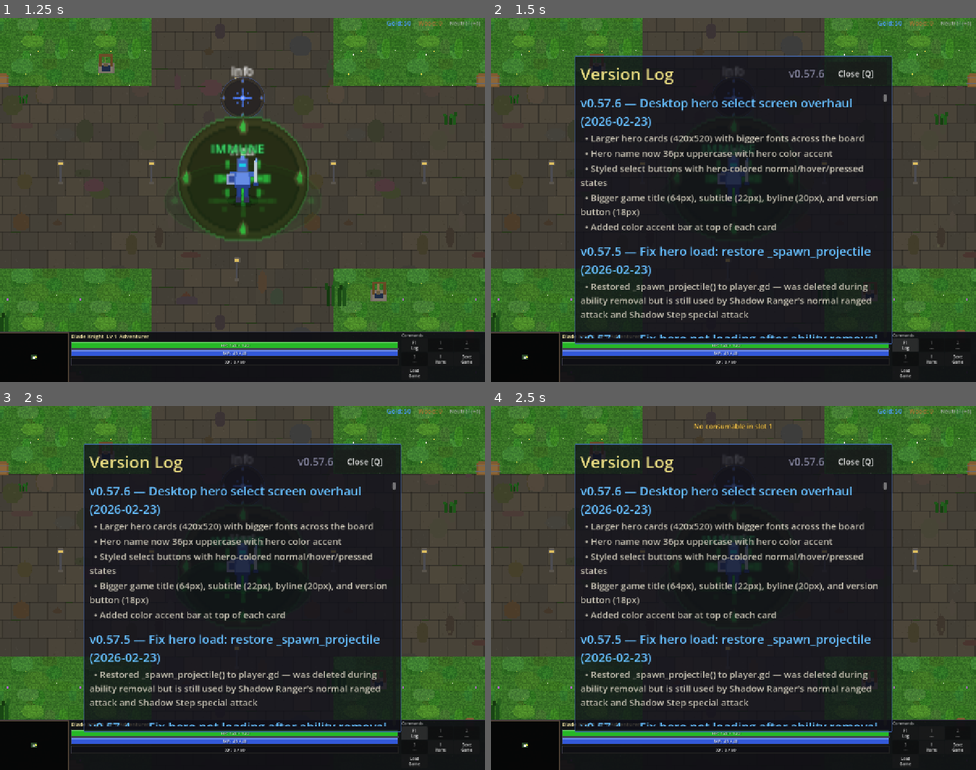
Above: before the commit, frames 1-4 (two rows, left to right).
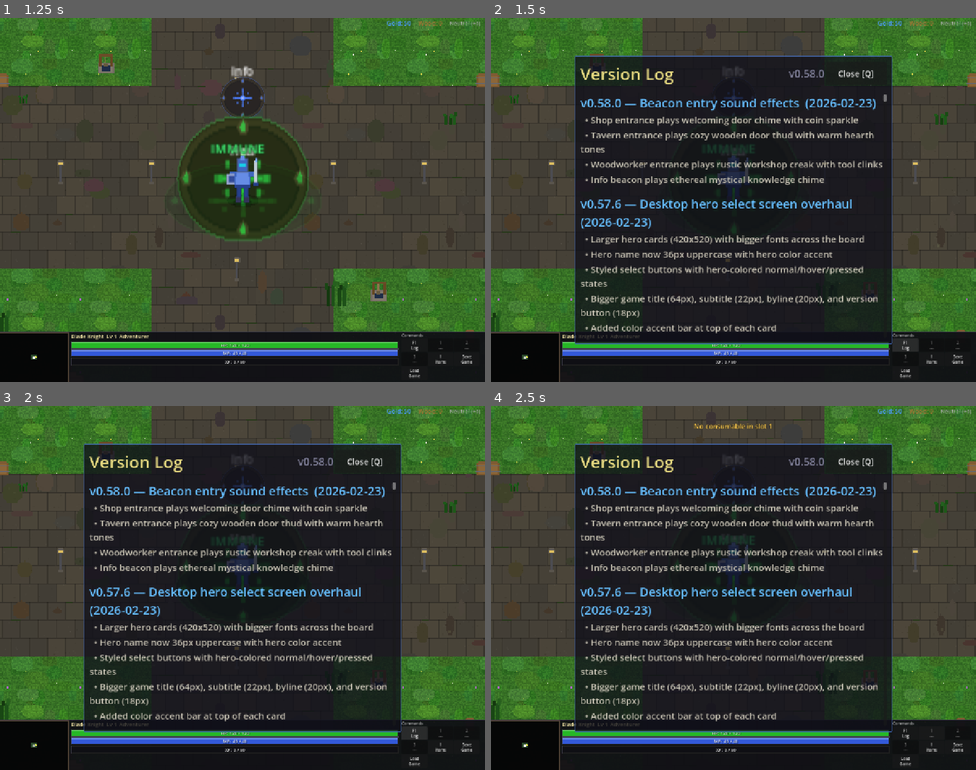
Above: after the commit, the same moments.

Repository: slxny/legends-open-rpg
Game: Godot game, scene res://scenes/main.tscn
Same seed, same stepped clock (60 frames per second), same inputs: the game is played once before the commit and once after it.
Inputs:
- Up to frame 1 (1.25 s): click "SELECT" at 0.5 s
- Up to frame 2 (1.5 s): click "F1 Log" at 1.25 s
- Up to frame 3 (2 s): no input
- Up to frame 4 (2.5 s): click "1 ---" at 2 s

Frame 1 is identical in both runs. In frame 2, 11% of the frame differs, in the area x 18-81%, y 14-88%; in frame 3, 11%; in frame 4, 11%.

Commit message:
Add thematic entry SFX for shop, tavern, woodworker, and info beacons
Each location now plays a unique procedural sound when entered:
- Shop: welcoming door chime with coin sparkle
- Tavern: wooden door thud with warm hearth murmur
- Woodworker: rustic creak with tool clinks and sawdust air
- Info beacon: ethereal mystical knowledge chime

Co-Authored-By: Claude Opus 4.6 <noreply@anthropic.com>

Diff:
--- a/scenes/ui/changelog_dialog.gd
+++ b/scenes/ui/changelog_dialog.gd
@@ -9,9 +9,20 @@
 var _is_visible: bool = false
 var _is_mobile: bool = false
 
-const GAME_VERSION := "v0.57.6"
+const GAME_VERSION := "v0.58.0"
 
 const CHANGELOG: Array[Dictionary] = [
+	{
+		"version": "v0.58.0",
+		"title": "Beacon entry sound effects",
+		"date": "2026-02-23",
+		"entries": [
+			"Shop entrance plays welcoming door chime with coin sparkle",
+			"Tavern entrance plays cozy wooden door thud with warm hearth tones",
+			"Woodworker entrance plays rustic workshop creak with tool clinks",
+			"Info beacon plays ethereal mystical knowledge chime",
+		]
+	},
 	{
 		"version": "v0.57.6",
 		"title": "Desktop hero select screen overhaul",
--- a/scenes/ui/shop_dialog.gd
+++ b/scenes/ui/shop_dialog.gd
@@ -47,6 +47,7 @@
 	_current_tab = 0
 	_selected_item = {}
 	_refresh()
+	AudioManager.play_sfx("enter_shop")
 
 func _detect_mobile() -> void:
 	var vp_size = get_viewport().get_visible_rect().size
--- a/scenes/ui/tavern_dialog.gd
+++ b/scenes/ui/tavern_dialog.gd
@@ -46,6 +46,7 @@
 	panel.visible = true
 	_detect_mobile()
 	_refresh()
+	AudioManager.play_sfx("enter_tavern")
 
 func _detect_mobile() -> void:
 	var vp_size = get_viewport().get_visible_rect().size
--- a/scenes/ui/woodworking_dialog.gd
+++ b/scenes/ui/woodworking_dialog.gd
@@ -102,6 +102,7 @@
 	panel.visible = true
 	_detect_mobile()
 	_refresh()
+	AudioManager.play_sfx("enter_woodworker")
 
 func _detect_mobile() -> void:
 	var vp_size = get_viewport().get_visible_rect().size
--- a/scenes/world/regions/havens_rest.gd
+++ b/scenes/world/regions/havens_rest.gd
@@ -217,6 +217,7 @@
 	pass
 
 func _on_info_beacon(_b: Area2D) -> void:
+	AudioManager.play_sfx("enter_info")
 	GameManager.game_message.emit("Haven's Rest - A safe haven for adventurers.", Color(0.5, 0.7, 1.0))
 	GameManager.game_message.emit("Explore outward to find creep camps. Kill monsters to level up!", Color(0.5, 0.7, 1.0))
 
--- a/scripts/autoloads/audio_manager.gd
+++ b/scripts/autoloads/audio_manager.gd
@@ -387,6 +387,10 @@
 	_sfx_cache["tree_chop"] = _gen_tree_chop()
 	_sfx_cache["tree_fall"] = _gen_tree_fall()
 	_sfx_cache["beacon_heal"] = _gen_beacon_heal()
+	_sfx_cache["enter_shop"] = _gen_enter_shop()
+	_sfx_cache["enter_tavern"] = _gen_enter_tavern()
+	_sfx_cache["enter_woodworker"] = _gen_enter_woodworker()
+	_sfx_cache["enter_info"] = _gen_enter_info()
 	_sfx_cache["forge_weapon"] = _gen_forge_weapon()
 	_sfx_cache["forge_armor"] = _gen_forge_armor()
 	_sfx_cache["woodwork_bow"] = _gen_woodwork_bow()
@@ -579,6 +583,104 @@
 	_add_pitched_noise(samples, 6000.0, 800.0, 0.012, 0.3)
 	_apply_envelope(samples, 0.02, 0.35, 0.53)
 	_normalize(samples, 0.55)
+	return _to_stream(samples)
+
+func _gen_enter_shop() -> AudioStreamWAV:
+	# Welcoming shop door chime — two-tone doorbell with warm brass undertone
+	# Like the gentle "ding-dong" when entering a friendly merchant's store
+	var samples = _make_samples(0.55)
+	# Door chime — bright two-tone bell: ding (high) then dong (lower)
+	_add_sine_segment(samples, 1318.0, 0.22, 0.0, 0.18)   # E6 — ding
+	_add_sine_segment(samples, 2636.0, 0.06, 0.0, 0.12)    # E7 overtone
+	_add_sine_segment(samples, 988.0, 0.25, 0.12, 0.25)    # B5 — dong
+	_add_sine_segment(samples, 1976.0, 0.07, 0.12, 0.18)   # B6 overtone
+	# Warm brass undertone — merchant's warmth
+	_add_sine_segment(samples, 330.0, 0.10, 0.0, 0.40)     # E4 warm bed
+	# Tiny coin sparkle — you're in a shop after all
+	var sparkle = _make_samples(0.03)
+	_add_sine(sparkle, 3800.0, 0.12)
+	_add_pitched_noise(sparkle, 4200.0, 800.0, 0.05)
+	_apply_envelope(sparkle, 0.001, 0.005, 0.024)
+	_mix_into(samples, sparkle, int(0.30 * SAMPLE_RATE))
+	_apply_envelope(samples, 0.008, 0.15, 0.39)
+	_normalize(samples, 0.50)
+	return _to_stream(samples)
+
+func _gen_enter_tavern() -> AudioStreamWAV:
+	# Cozy tavern entrance — wooden door thud with warm murmur and hearth crackle
+	# Low warm tones that say "come in from the cold"
+	var samples = _make_samples(0.60)
+	# Wooden door thump — low percussive hit, like pushing open a heavy door
+	var thud = _make_samples(0.08)
+	_add_sine(thud, 120.0, 0.30)
+	_add_sine(thud, 180.0, 0.15)
+	_add_pitched_noise(thud, 600.0, 400.0, 0.12)
+	_apply_envelope(thud, 0.002, 0.015, 0.063)
+	_mix_into(samples, thud)
+	# Warm hearth ambiance — cozy low drone that fades in
+	_add_sine_segment(samples, 165.0, 0.12, 0.06, 0.45)   # E3 — warm bass
+	_add_sine_segment(samples, 247.0, 0.08, 0.08, 0.40)   # B3 — fifth
+	# Gentle murmur hint — very soft noise band like distant chatter
+	_add_pitched_noise(samples, 800.0, 500.0, 0.025, 0.10)
+	_add_pitched_noise(samples, 1200.0, 400.0, 0.015, 0.15)
+	# A welcoming two-note melody — descending minor third (feels like "come in")
+	_add_sine_segment(samples, 392.0, 0.15, 0.10, 0.18)   # G4
+	_add_sine_segment(samples, 330.0, 0.18, 0.22, 0.22)   # E4
+	_add_sine_segment(samples, 660.0, 0.04, 0.22, 0.15)   # E5 overtone
+	_apply_envelope(samples, 0.01, 0.20, 0.39)
+	_normalize(samples, 0.50)
+	return _to_stream(samples)
+
+func _gen_enter_woodworker() -> AudioStreamWAV:
+	# Rustic workshop entrance — wood scrape + gentle tool clink + sawdust air
+	# Earthy, grounded sound that says "workshop"
+	var samples = _make_samples(0.50)
+	# Wood scrape / creak — like brushing against a workbench
+	var creak = _make_samples(0.10)
+	_add_pitched_noise(creak, 400.0, 300.0, 0.18)
+	_add_sine(creak, 180.0, 0.12)
+	_add_sine(creak, 280.0, 0.08)
+	_apply_envelope(creak, 0.005, 0.03, 0.065)
+	_mix_into(samples, creak)
+	# Light metallic tool clink — chisel or saw touching wood
+	var clink = _make_samples(0.04)
+	_add_sine(clink, 2200.0, 0.15)
+	_add_sine(clink, 3300.0, 0.08)
+	_add_pitched_noise(clink, 2800.0, 600.0, 0.06)
+	_apply_envelope(clink, 0.001, 0.008, 0.031)
+	_mix_into(samples, clink, int(0.12 * SAMPLE_RATE))
+	# Earthy warm tone — wood resonance
+	_add_sine_segment(samples, 196.0, 0.15, 0.05, 0.35)   # G3 — woody
+	_add_sine_segment(samples, 294.0, 0.10, 0.08, 0.30)   # D4 — fifth
+	# Second softer clink
+	var clink2 = _make_samples(0.03)
+	_add_sine(clink2, 2600.0, 0.10)
+	_add_pitched_noise(clink2, 3200.0, 500.0, 0.04)
+	_apply_envelope(clink2, 0.001, 0.006, 0.023)
+	_mix_into(samples, clink2, int(0.24 * SAMPLE_RATE))
+	# Sawdust air — very gentle high noise
+	_add_pitched_noise(samples, 5000.0, 2000.0, 0.010, 0.08)
+	_apply_envelope(samples, 0.008, 0.15, 0.34)
+	_normalize(samples, 0.50)
+	return _to_stream(samples)
+
+func _gen_enter_info() -> AudioStreamWAV:
+	# Mystical knowledge chime — ethereal discovery sound
+	# Like touching an ancient rune that whispers wisdom
+	var samples = _make_samples(0.50)
+	# Ethereal shimmer — two detuned tones for chorus effect
+	_add_sine_segment(samples, 523.0, 0.18, 0.0, 0.35)    # C5
+	_add_sine_segment(samples, 526.0, 0.18, 0.0, 0.35)    # C5 + 3Hz detune = gentle beating
+	# Ascending mystery note
+	_add_sine_segment(samples, 659.0, 0.20, 0.08, 0.30)   # E5
+	_add_sine_segment(samples, 662.0, 0.20, 0.08, 0.30)   # E5 + detune
+	# Sparkle on top — knowledge glitter
+	_add_sine_segment(samples, 1046.0, 0.08, 0.15, 0.20)  # C6
+	_add_pitched_noise(samples, 6000.0, 1500.0, 0.015, 0.20)
+	# Soft sub bed for gravitas
+	_add_sine_segment(samples, 262.0, 0.08, 0.0, 0.40)    # C4
+	_apply_envelope(samples, 0.02, 0.15, 0.33)
+	_normalize(samples, 0.45)
 	return _to_stream(samples)
 
 func _gen_dash_swoosh() -> AudioStreamWAV:
